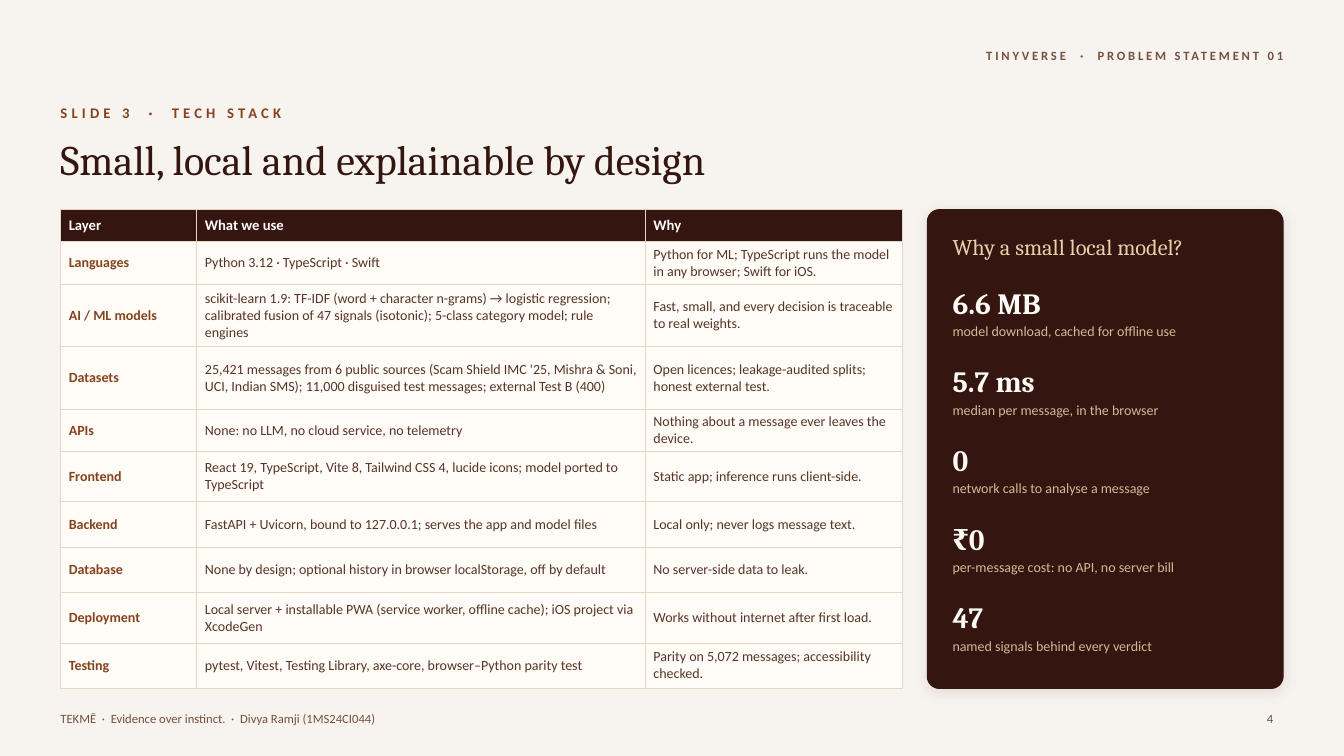
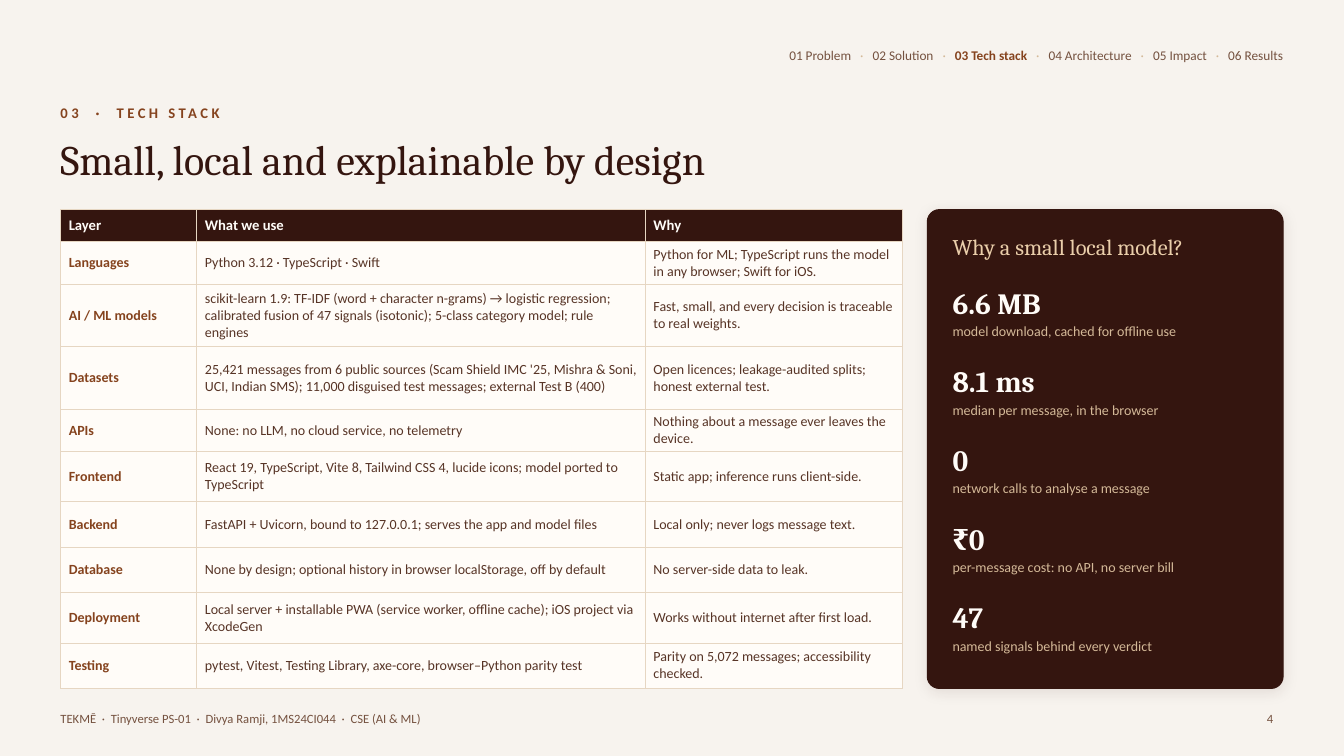
Before and after one commit to divyaramji-1710/tekme, a slide deck: slide 4 of presentation/TEKME_Tinyverse_Final_Presentation.pptx. Drawn at 1344x756 pixels with LibreOffice and Linux fonts; fonts in the diff are those of the drawing; background and template pictures are left out. Boxes give left, top, right and bottom in pixels: in the first picture for what was removed or moved away, otherwise in the second. Text is boxed around its words. In the diff, an @@ line names an element or a change of style, - is before the commit and + after.

```diff
--- a/presentation/TEKME_Tinyverse_Final_Presentation.pptx
+++ b/presentation/TEKME_Tinyverse_Final_Presentation.pptx
@@ text added at <box>789,50,1283,62</box>, 9.5 pt, text #74513F @@
+01 Problem · 02 Solution · 03 Tech stack · 04 Architecture · 05 Impact · 06 Results
@@ text removed at <box>986,52,1066,60</box> @@
-TINYVERSE · PROBLEM STATEMENT 01
@@ text at <box>60,108,78,118</box>: text changed @@
-SLIDE 3 · TECH STACK
+03 · TECH STACK
@@ text at <box>953,372,1035,393</box>: text changed @@
-5.7 ms
+8.1 ms
@@ text at <box>60,713,421,725</box>: text changed @@
-TEKMĒ · Evidence over instinct. · Divya Ramji (1MS24CI044)
+TEKMĒ · Tinyverse PS-01 · Divya Ramji, 1MS24CI044 · CSE (AI & ML)
```
Also in this commit, not shown: 5 other slides changed, 2 other files.
